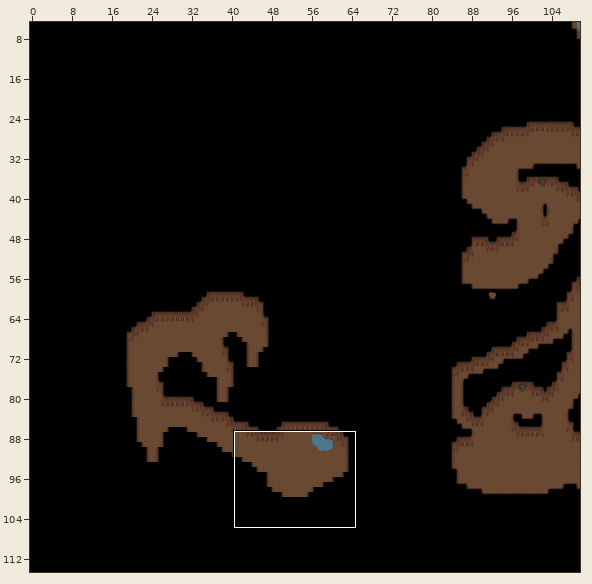
Two states of a Tiled map, tmwdata/maps/008-1.tmx. Above: a wide view before the commit, with the close-up outlined.
Close-up. Before the commit:
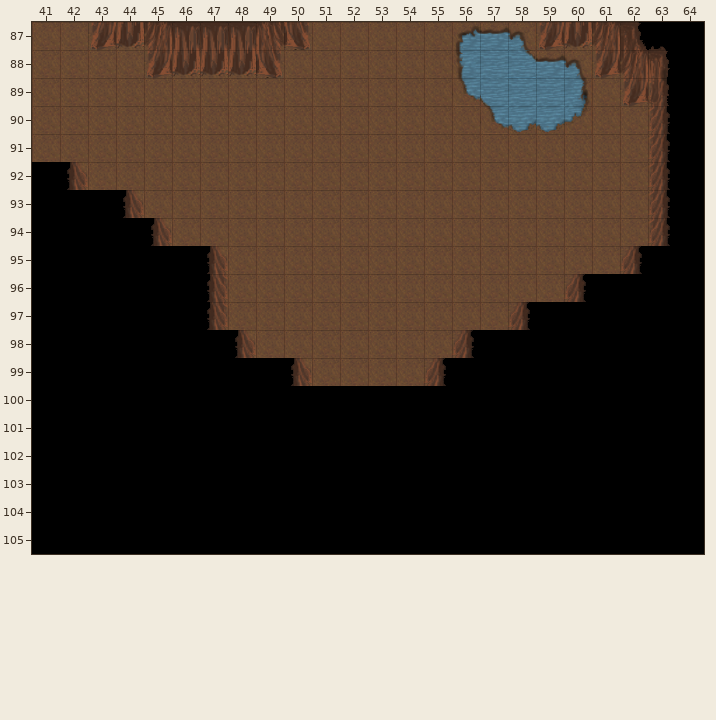
Cells are 32x32 px. Shown: x 41..64, y 87..105. The commit also changed other parts of the map, which this record leaves out.
After:
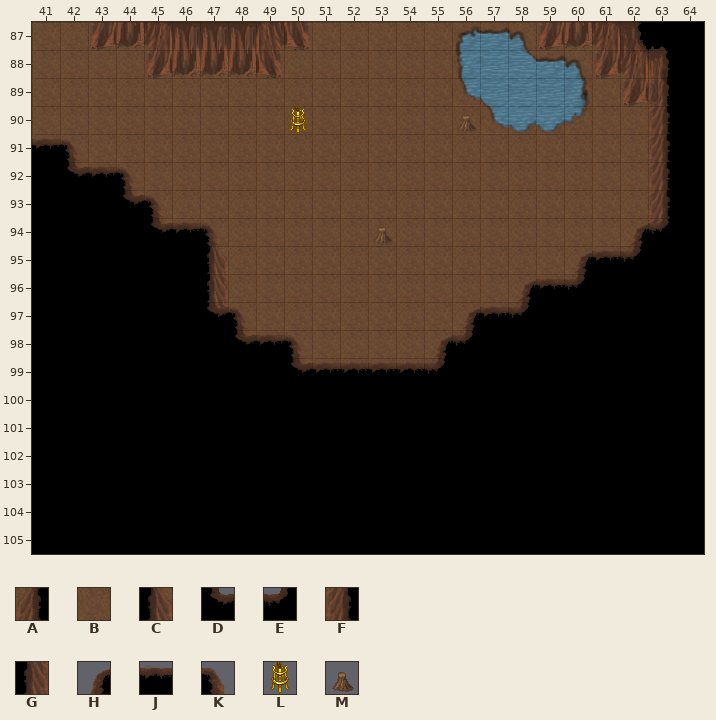
Key: from "Cave": A 3, B 4, C 5, D 8, E 9, F 19, G 21, H 22, J 23, K 24, L 25, M 122.
_ is an empty cell.
What changed:
Layer "Ground":
Tile A now appears in row 95 at x 62; in row 96 at x 60; in row 97 at x 58; in row 98 at x 56; in row 99 at x 55.
Tile B now appears in row 90 at x 50 and 56; in row 91 at x 41 to 42; in row 92 at x 43 to 44; in row 93 at x 45; in row 94 at x 46 to 47, 53 and 62; in row 95 at x 60 to 61.
Tile B now appears in row 96 at x 58 to 59; in row 97 at x 48 and 56 to 57; in row 98 at x 49 to 50 and 55; in row 99 at x 51 to 54.
Tile C now appears in row 92 at x 42; in row 93 at x 44; in row 94 at x 45; in row 98 at x 48; in row 99 at x 50.
Tile F now appears in row 94 at x 63.
Tile G now appears in row 97 at x 47.
Layer "Ground2" (removed):
The edit erases tile A in row 95 at x 62; in row 96 at x 60; in row 97 at x 58; in row 98 at x 56; in row 99 at x 55.
The edit erases tile B in row 90 at x 50 and 56; in row 91 at x 41 to 42; in row 92 at x 43 to 44; in row 93 at x 45; in row 94 at x 46 to 47, 53 and 62; in row 95 at x 60 to 61.
The edit erases tile B in row 96 at x 58 to 59; in row 97 at x 48 and 56 to 57; in row 98 at x 49 to 50 and 55; in row 99 at x 51 to 54.
The edit erases tile C in row 92 at x 42; in row 93 at x 44; in row 94 at x 45; in row 98 at x 48; in row 99 at x 50.
The edit erases tile F in row 94 at x 63.
The edit erases tile G in row 97 at x 47.
Layer "Fringe":
Tile L now appears in row 90 at x 50.
Tile M now appears in row 90 at x 56; in row 94 at x 53.
Layer "Over":
Tile D now appears in row 92 at x 42; in row 93 at x 44; in row 94 at x 45; in row 97 at x 47; in row 98 at x 48; in row 99 at x 50.
Tile E now appears in row 94 at x 63; in row 95 at x 62; in row 96 at x 60; in row 97 at x 58; in row 98 at x 56; in row 99 at x 55.
Tile H now appears in row 94 at x 62; in row 95 at x 60; in row 96 at x 58; in row 97 at x 56; in row 98 at x 55.
Tile J now appears in row 91 at x 41; in row 92 at x 43; in row 94 at x 46; in row 95 at x 61; in row 96 at x 59; in row 97 at x 57.
Tile J now appears in row 98 at x 49; in row 99 at x 51 to 54.
Tile K now appears in row 91 at x 42; in row 92 at x 44; in row 93 at x 45; in row 94 at x 47; in row 97 at x 48; in row 98 at x 50.
